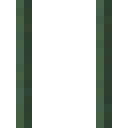
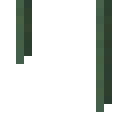
Layers edited between the first and the second 128×128 image:
hid "Calque" over [16,56,112,128]
